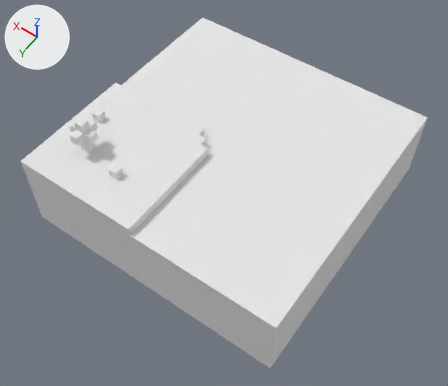
Renders of the OBJ model Genetic Map Generation/Prefabs/WorldTiles/3D Overworld Tileset/MapTiles/SeaShoreCornerTile.obj from each side of a commit.
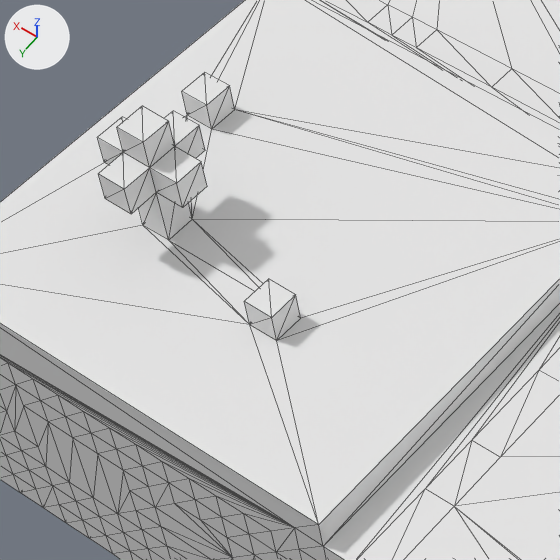
Each version is shown whole from a 50 mm camera at (-2.643, 3.851, 5.953) aimed at (-0.131, 0.335, 0.427), then close up on the part from 10% to 43% of the width and 23% to 62% of the height. The lights are fixed; the arrows at upper left show +X, +Y and +Z. The close-ups show mesh edges as thin lines. Where no turn or scale is listed for an object, it has been applied to the vertices. Vertices at the same position are counted once.

Before the edit, the objects in view are built like this:
```python
me_untitled = bpy.data.meshes.new('Untitled')
me_untitled.from_pydata(...)  # 1650 vertices, 3296 faces; spans x -1.6..1.6, y -1.6..1.6, z 0.0..1.4
me_untitled.materials.append(mat_palette)  # white #e7e7e7
ob_untitled = bpy.data.objects.new('Untitled', me_untitled)
ob_untitled.location = (0.0, 0.0, 0.0)
```
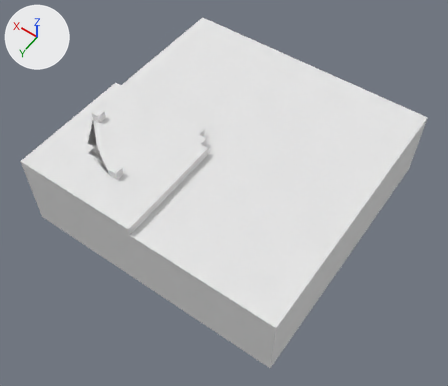
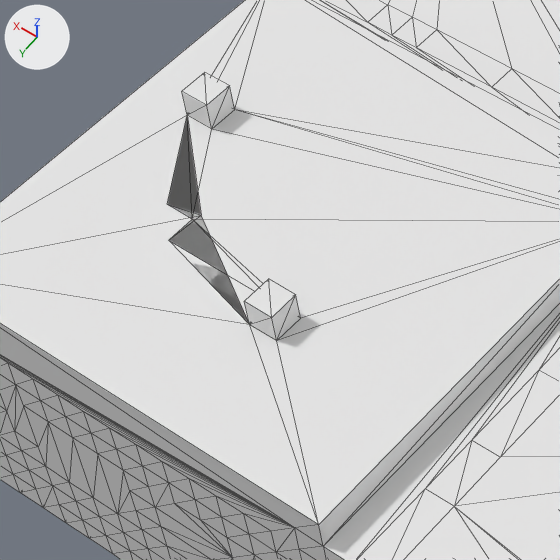
What changed in the scene script:
```text
Change me_untitled:
    used by ob_untitled; location = (0.0, 0.0, 0.0)
    remove me_untitled.from_pydata(...)  # 1650 vertices, 3296 faces; spans x -1.6..1.6, y -1.6..1.6, z 0.0..1.4
    add me_untitled.from_pydata(...)  # 1623 vertices, 3238 faces, 4 loose edges; spans x -1.6..1.6, y -1.6..1.6, z 0.0..1.1
    me_untitled part 1
    28 vertices are removed from x 1.0..1.3, y 0.9..1.2, z 1.2..1.4
    62 faces are deleted
    1 vertex is added at (1.09, 0.97, 1.0)
    4 loose edges are added
    4 new faces join them
```

Where the change shows, as pixel boxes (x1, y1, x2, y2) in the close-ups (560 x 560 px):
part 1 of me_untitled, cut back
    before: (0, 106, 249, 325)
    after: (0, 116, 249, 325)
